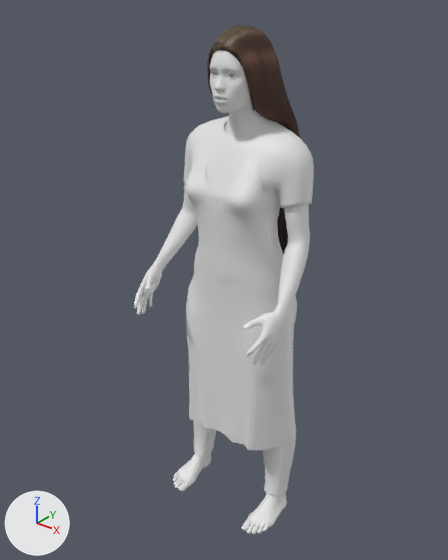
Renders of the glTF model public/modelos/mujer.glb from each side of a commit.
One viewpoint serves both versions: a 50 mm lens placed at (1.062, -1.446, 1.711), pointed at (-0.033, -0.077, 0.862). Arrows for +X, +Y and +Z are at lower left; the lights stay in place. The older version comes first.

Objects in the first picture: 'camiseta', 'cuerpo', 'pantalon', 'pelo', 'vestido'.
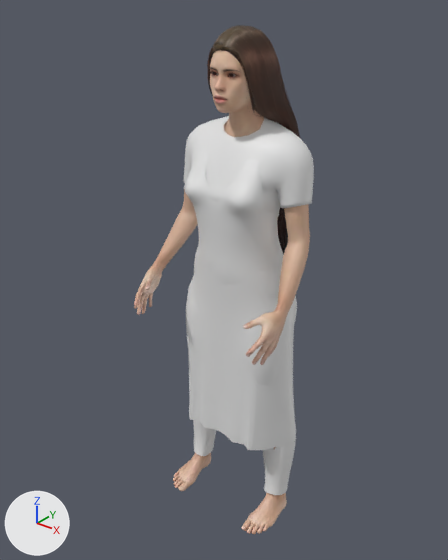
Pixel boxes (x1, y1, x2, y2) of what changed, in the pictures (448 x 560 px):
```json
{"object": "cuerpo", "change": "surface changed", "before": [134, 50, 310, 534], "after": [134, 50, 310, 534]}
```

Edits to the scene script, one JSON object a line:
```json
{"op": "add", "block": "img_young_lightskinned_female_diffuse", "code": ["img_young_lightskinned_female_diffuse = load_image('young_lightskinned_female_diffuse', '_unpacked/young_lightskinned_female_diffuse', 1024, 1024, 'sRGB')"]}
{"op": "remove", "block": "mat_piel", "code": "mat_piel.base_color = (0.8, 0.8, 0.8)  # white #e7e7e7"}
{"op": "add", "block": "mat_piel", "code": "mat_piel.texture = img_young_lightskinned_female_diffuse"}
```
